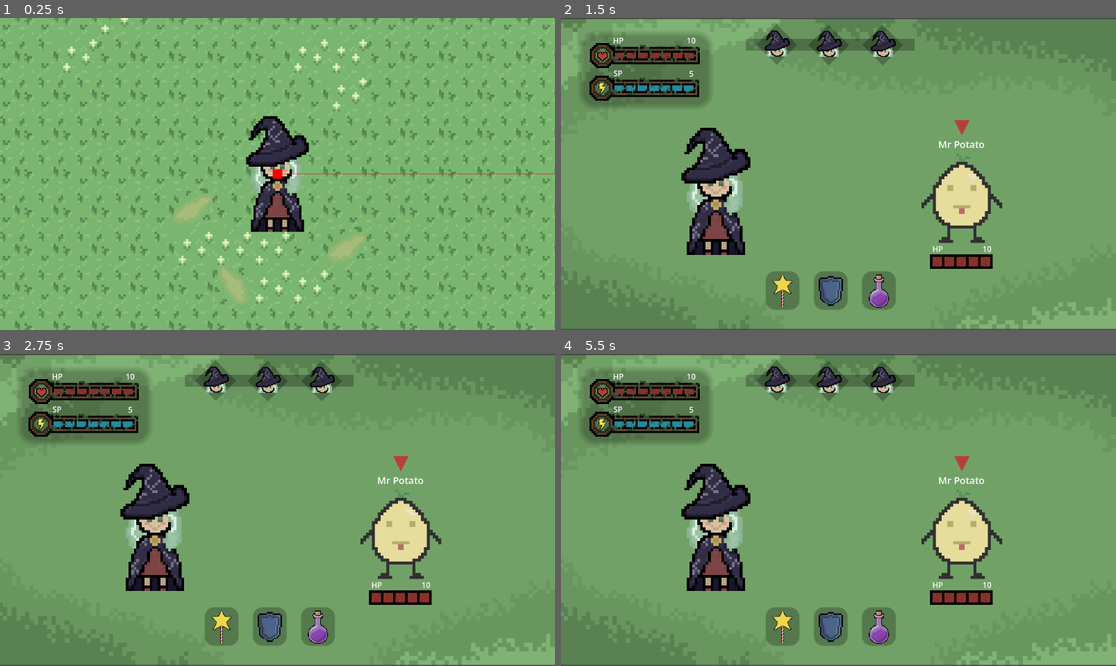
Above: before the commit, frames 1-4 (two rows, left to right).
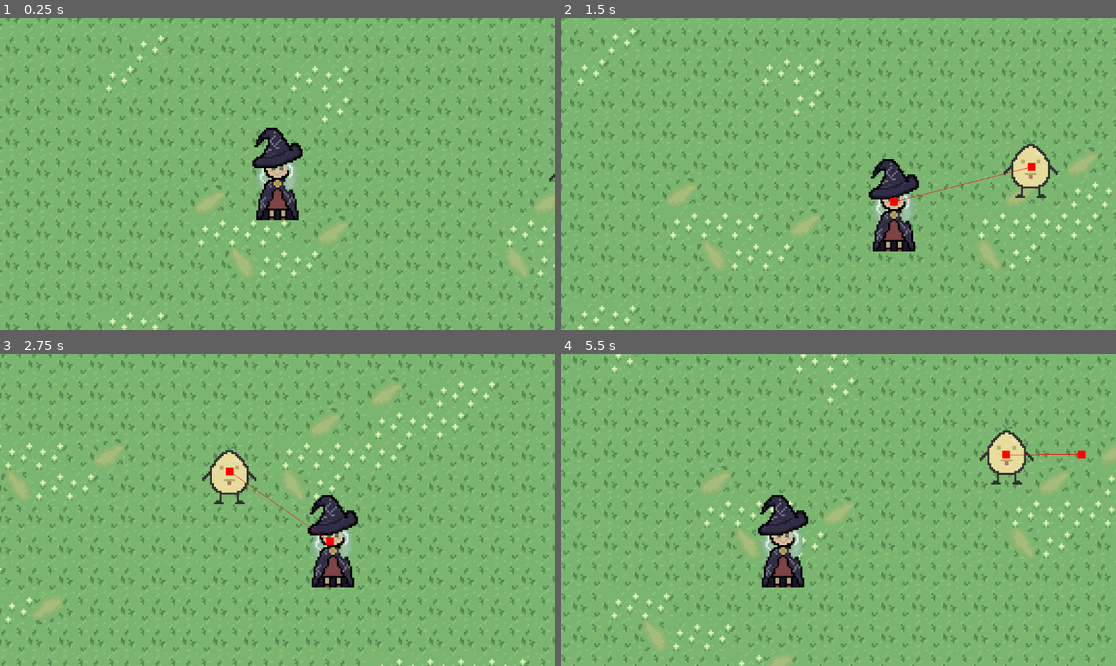
Above: after the commit, the same moments.

Repository: knguyen3-skl/github_tut
Game: Godot game, scene res://scenes/level.tscn
Two runs of this game, one before a commit and one after it. Both use one fixed random seed, a clock stepped at 60 frames per second and the inputs below.
Inputs:
- Up to frame 1 (0.25 s): no input
- Up to frame 2 (1.5 s): tap Enter at 0.5 s; hold Right (ui_right) 0.53-1.28 s; hold Down (ui_down) from 1.28 s (still down)
- Up to frame 3 (2.75 s): release Down (ui_down) at 2.03 s; hold Right (ui_right) from 2.03 s (still down)
- Up to frame 4 (5.5 s): release Right (ui_right) at 2.78 s; hold Up (ui_up) 2.78-3.53 s; hold Left (ui_left) 3.53-5.03 s; hold Down (ui_down) from 5.03 s (still down)

The runs differ from the first frame. In frame 1, 20% of the frame differs, in the area x 0-100%, y 0-100%; in frame 2, 48%; in frame 3, 48%; in frame 4, 48%.

Commit message:
enemy sqaure

Diff:
--- a/witchery/scenes/level.tscn
+++ b/witchery/scenes/level.tscn
@@ -15,9 +15,9 @@
 sources/0 = SubResource("TileSetAtlasSource_mx8sn")
 
 [sub_resource type="NavigationPolygon" id="NavigationPolygon_w7c3h"]
-vertices = PackedVector2Array(568, 137.9375, 568, 439.90625, 211.03125, 437.0703, 211.96094, 136.04688)
+vertices = PackedVector2Array(482.14063, 358.79688, 293.1875, 355.1875, 296.8125, 169.75781, 484.85156, 165.24219)
 polygons = Array[PackedInt32Array]([PackedInt32Array(0, 1, 2, 3)])
-outlines = Array[PackedVector2Array]([PackedVector2Array(202, 126, 578, 128, 578, 450, 201, 447)])
+outlines = Array[PackedVector2Array]([PackedVector2Array(287, 160, 495, 155, 492, 369, 283, 365)])
 source_geometry_mode = 2
 source_geometry_group_name = &"mr_potato_path"
 
@@ -31,7 +31,7 @@
 position = Vector2(235, 266)
 
 [node name="Camera2D" type="Camera2D" parent="CharacterBody2D" unique_id=409045862]
-zoom = Vector2(5, 5)
+zoom = Vector2(4, 4)
 drag_horizontal_enabled = true
 drag_vertical_enabled = true
 
@@ -39,5 +39,6 @@
 position = Vector2(390, 266)
 player = NodePath("../CharacterBody2D")
 
-[node name="NavigationRegion2D" type="NavigationRegion2D" parent="." unique_id=2081568768]
+[node name="NavigationRegion2D" type="NavigationRegion2D" parent="CharacterBody2D2" unique_id=2081568768]
+position = Vector2(-390, -266)
 navigation_polygon = SubResource("NavigationPolygon_w7c3h")
--- a/witchery/scenes/main_menu.tscn
+++ b/witchery/scenes/main_menu.tscn
@@ -224,7 +224,6 @@
 texture = ExtResource("1_8ln24")
 
 [node name="Panel" type="Panel" parent="CanvasLayer4" unique_id=373398188]
-z_index = 1
 offset_left = 279.00003
 offset_top = 60.0
 offset_right = 319.00003
--- a/witchery/scripts/mr_potato.gd
+++ b/witchery/scripts/mr_potato.gd
@@ -3,7 +3,7 @@
 @export var navigation_agent_2d: NavigationAgent2D
 @export var player : CharacterBody2D
 
-const SPEED = 150
+const SPEED = 100
 var direction : Vector2
 var stationary : Vector2
 
